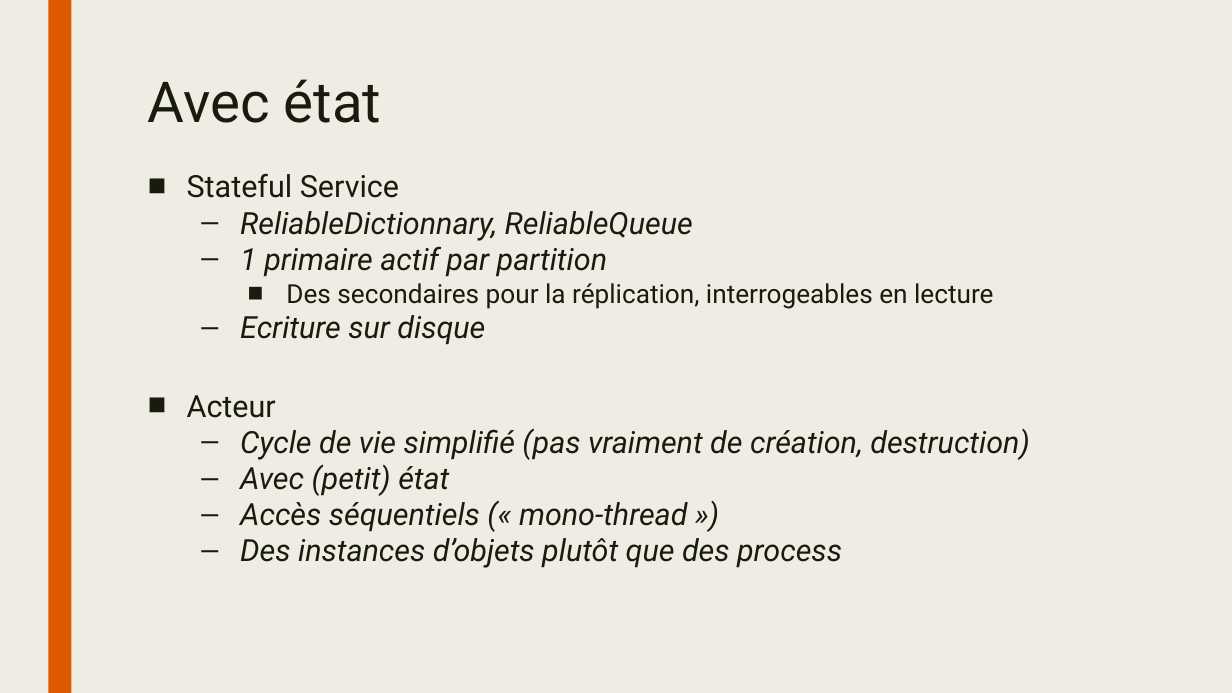
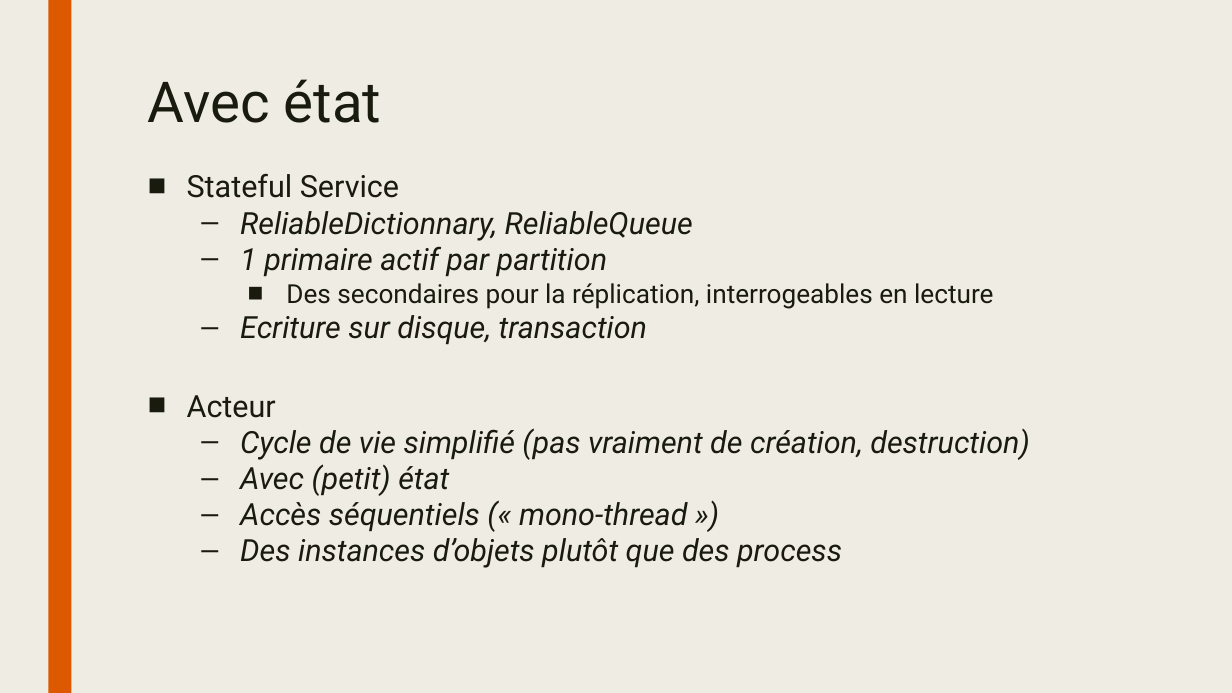
Before and after one commit to sebcanonica/Service-Fabric-Demo, a slide deck: slide 7 of Service Fabric Intro.pptx. Drawn at 1232x693 pixels with LibreOffice and Linux fonts; fonts in the diff are those of the drawing; background and template pictures are left out. Boxes give left, top, right and bottom in pixels: in the first picture for what was removed or moved away, otherwise in the second. Text is boxed around its words. In the diff, an @@ line names an element or a change of style, - is before the commit and + after.

```diff
--- a/Service Fabric Intro.pptx
+++ b/Service Fabric Intro.pptx
@@ text at <box>240,315,647,345</box>: text changed @@
-  – Ecriture sur disque
+  – Ecriture sur disque, transaction
```
Also in this commit, not shown: 3 other slides changed.
